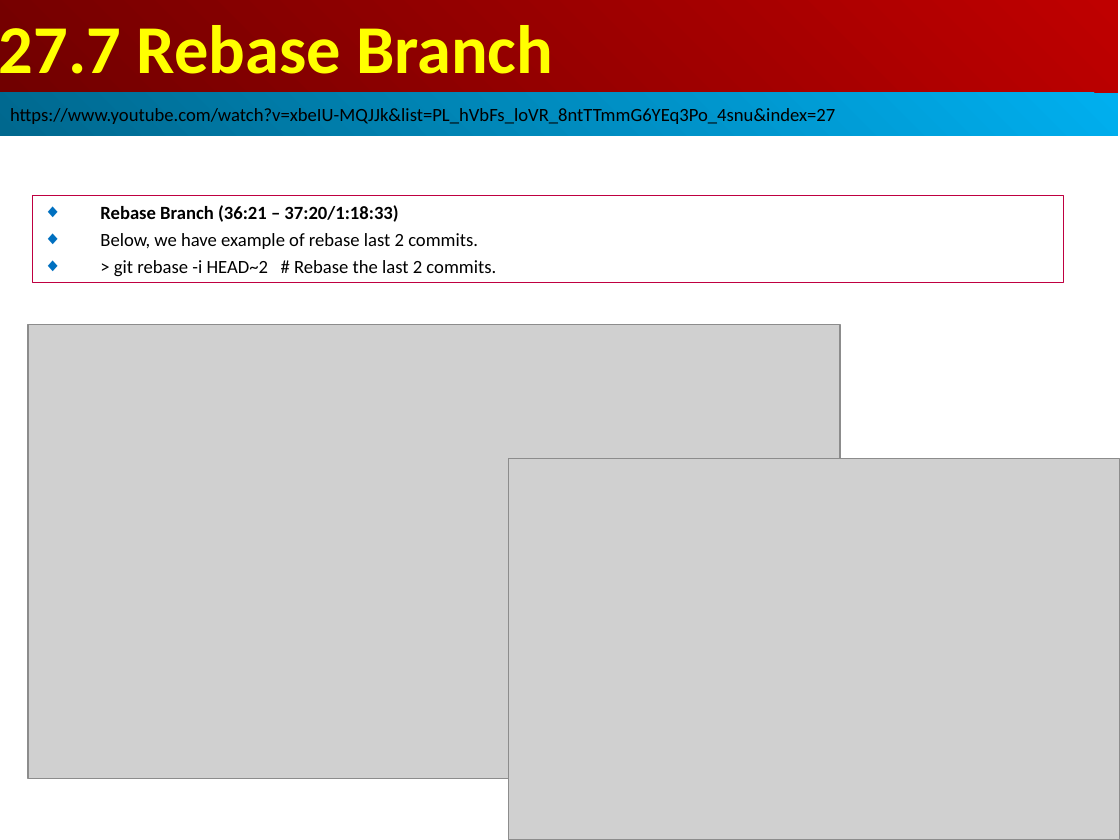
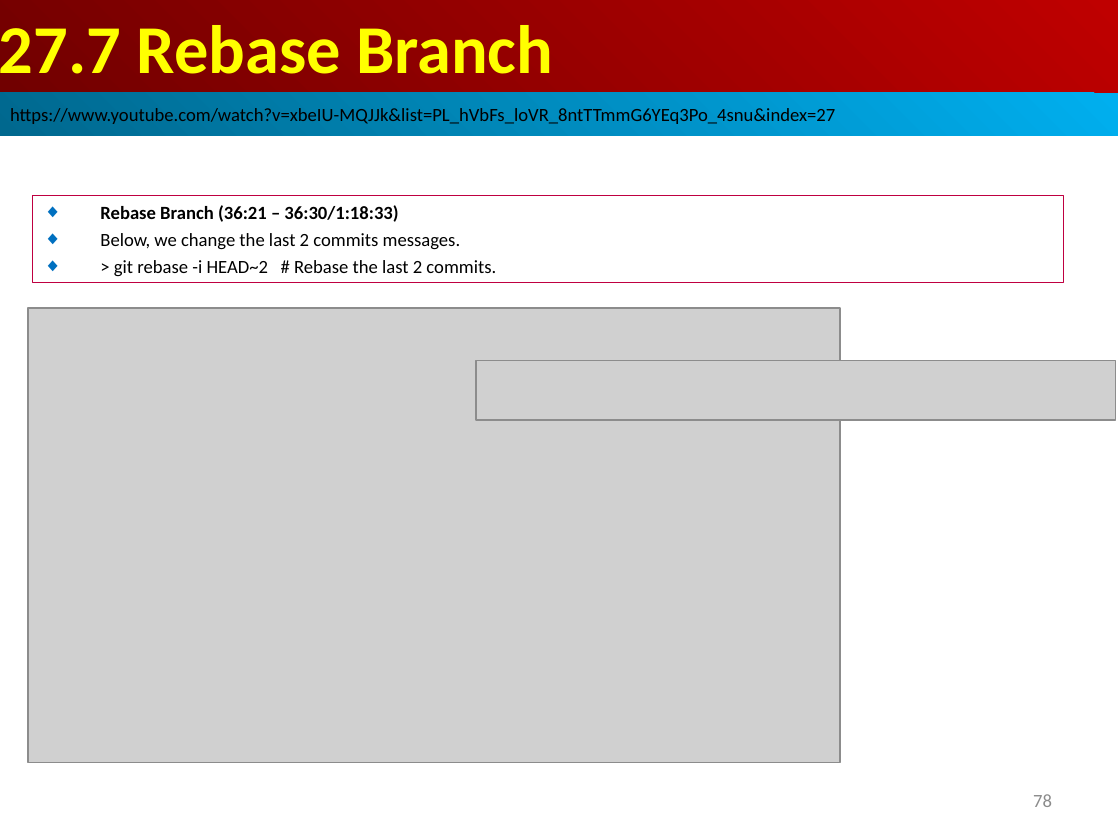
Before and after one commit to peterhchen/AIU_CS850_Gem5_McPAT, a slide deck: slide 78 of 050_Gem5/027.Contribute/000_Video/027_01.Contribute.ppt (slide 77 before the commit). Drawn at 1120x840 pixels with LibreOffice and Linux fonts; fonts in the diff are those of the drawing; grey boxes stand for pictures. Boxes give left, top, right and bottom in pixels: in the first picture for what was removed or moved away, otherwise in the second. Text is boxed around its words. In the diff, an @@ line names an element or a change of style, - is before the commit and + after.

```diff
--- a/050_Gem5/027.Contribute/000_Video/027_01.Contribute.ppt
+++ b/050_Gem5/027.Contribute/000_Video/027_01.Contribute.ppt
@@ text in rectangle at bbox=[100, 205, 461, 250]: text changed @@
-◆ Rebase Branch (36:21 – 37:20/1:18:33)
-◆ Below, we have example of rebase last 2 commits.
+◆ Rebase Branch (36:21 – 36:30/1:18:33)
+◆ Below, we change the last 2 commits messages.
@@ picture: place and size @@
-picture at bbox=[28, 325, 840, 780]
+picture at bbox=[28, 308, 840, 763]
@@ picture: place and size @@
-picture at bbox=[508, 458, 1120, 840]
+picture at bbox=[476, 361, 1116, 420]
@@ page number added at bbox=[1033, 794, 1052, 807], 12 pt, text #8B8B8B @@
+78
```
Also in this commit, not shown: 4 slides added.
